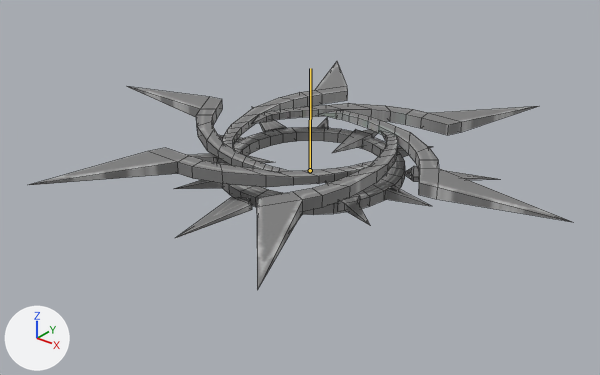
The Blender file 3D/portal_animated.blend, before and after one commit.
Camera for both pictures: a 50 mm lens placed at (13.98, -17.96, 10.46), pointed at (-0.01, -0.48, -0.38). Every picture has the same lights, and +X, +Y and +Z are marked at lower left. Both versions are drawn at frame 24 of the action 'ArmatureAction'; the numbers are the values there. The bones that bend it are drawn over the model as lines. Mesh edges are drawn as thin lines.
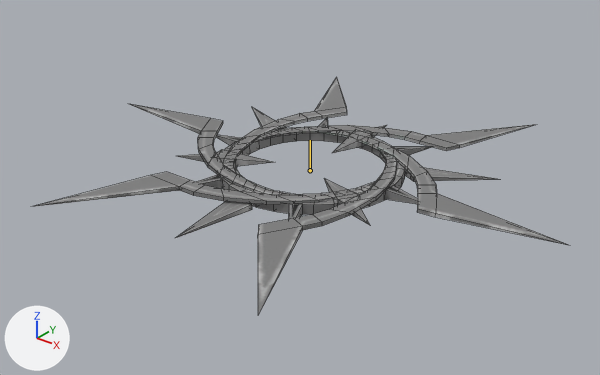
Commit message: Portail animé (galère)

Where the change shows, as pixel boxes (x1, y1, x2, y2) in the pictures (600 x 375 px):
'Circle', posed: before (30, 61, 572, 290); after (32, 78, 568, 314)
bone 'rotator', root to tip: before (310, 170) to (310, 68); after (310, 170) to (310, 140)

The change in detail:
Bone 'rotator' (bone_rotator) is rescaled from (3.19, 3.19, 3.19) to (3.19, 1.0, 3.19).
